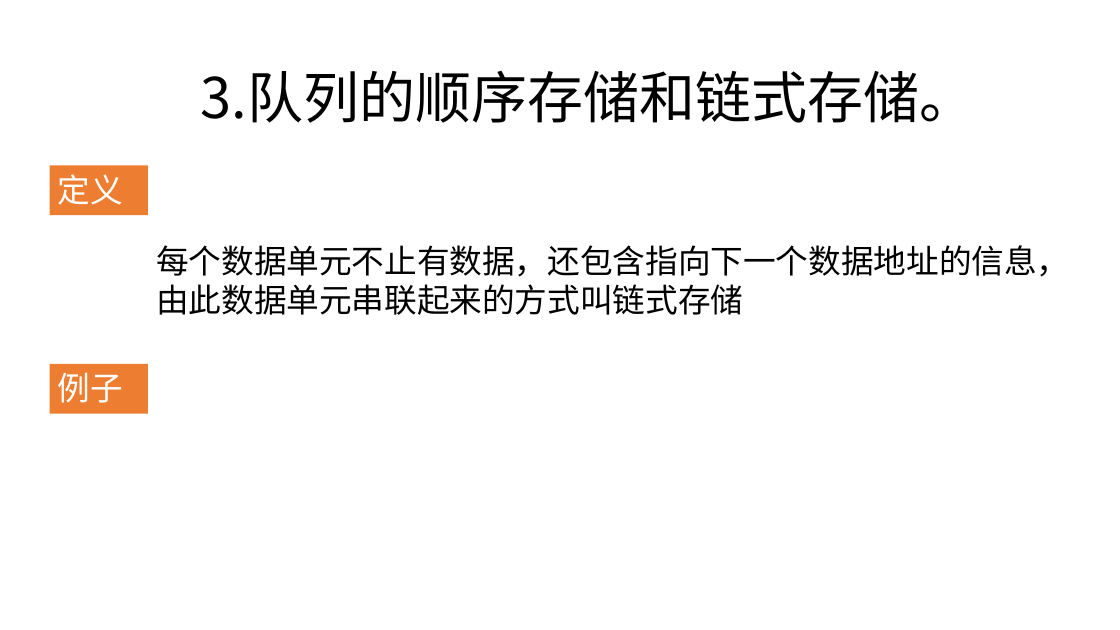
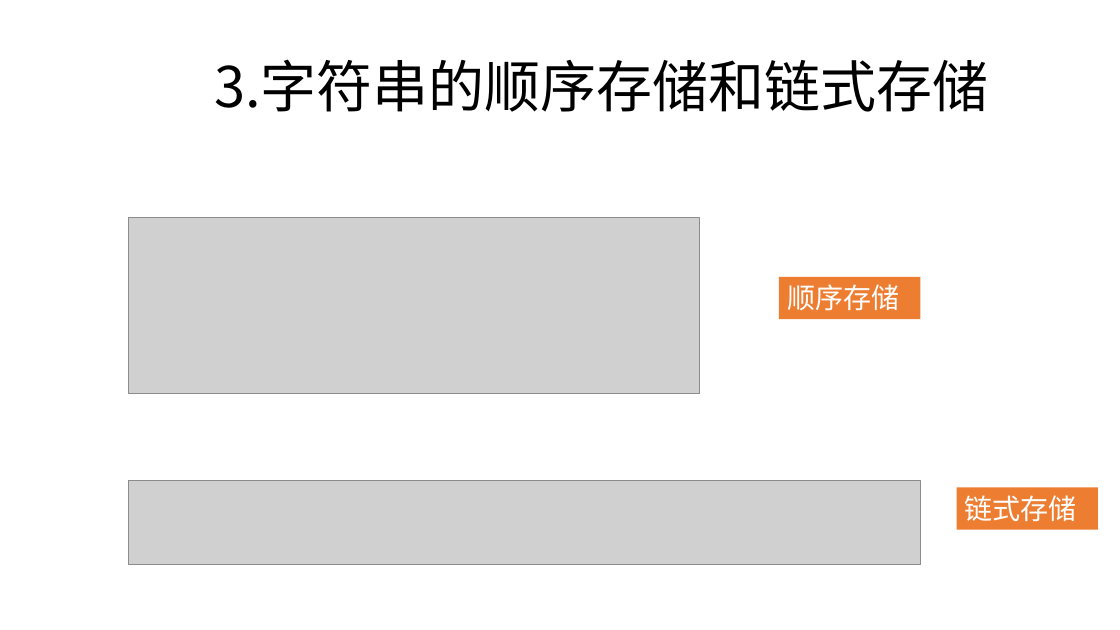
Before and after one commit to zjyesir/hmc_data_structure, a slide deck: slide 8 of ppt/4 串.pptx (slide 5 before the commit). Drawn at 1120x630 pixels with LibreOffice and Linux fonts; fonts in the diff are those of the drawing; grey boxes stand for pictures; background and template pictures are left out. Boxes give left, top, right and bottom in pixels: in the first picture for what was removed or moved away, otherwise in the second. Text is boxed around its words. In the diff, an @@ line names an element or a change of style, - is before the commit and + after.

```diff
--- a/ppt/4 串.pptx
+++ b/ppt/4 串.pptx
@@ text at box(214, 59, 989, 112): text changed @@
-3.队列的顺序存储和链式存储。
+3.字符串的顺序存储和链式存储
@@ rectangle removed at box(50, 166, 148, 215) @@
-定义
@@ picture added at box(129, 217, 700, 393) @@
@@ text removed at box(156, 245, 1069, 315) @@
-每个数据单元不止有数据，还包含指向下一个数据地址的信息，由此数据单元串联起来的方式叫链式存储
@@ rectangle added at box(779, 277, 920, 319), fill #ED7D31, 24 pt, text #FFFFFF @@
+顺序存储
@@ rectangle removed at box(50, 364, 148, 413) @@
-例子
@@ picture added at box(129, 481, 921, 565) @@
@@ rectangle added at box(957, 487, 1098, 529), fill #ED7D31, 24 pt, text #FFFFFF @@
+链式存储
```
Also in this commit, not shown: 3 other slides changed, 3 slides added, 3 other files.
